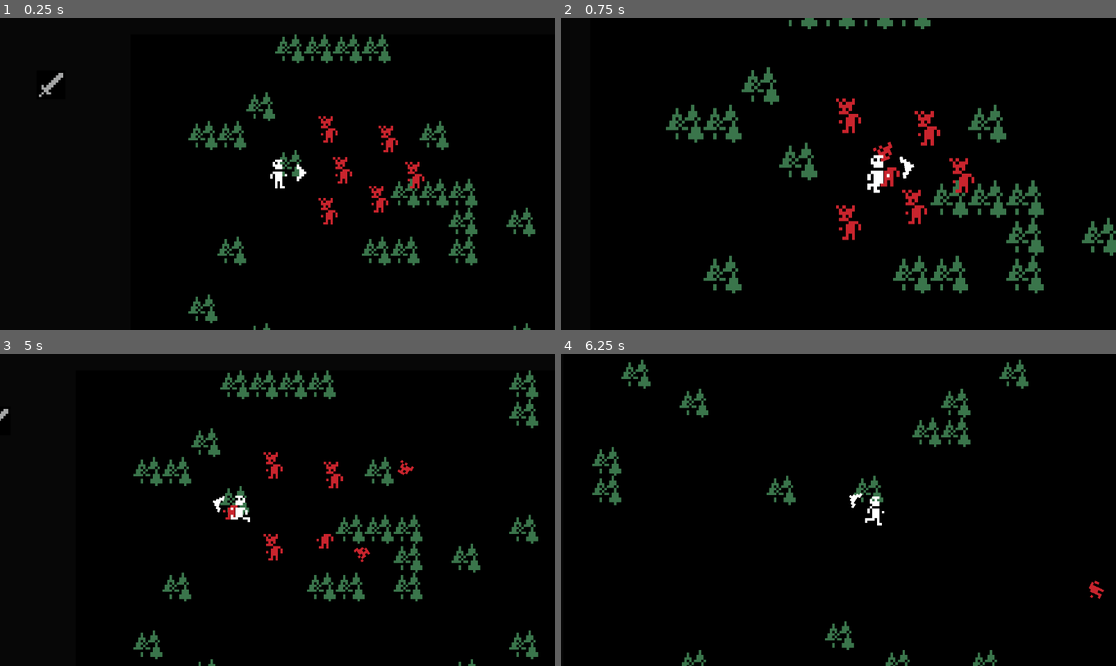
Above: before the commit, frames 1-4 (two rows, left to right).
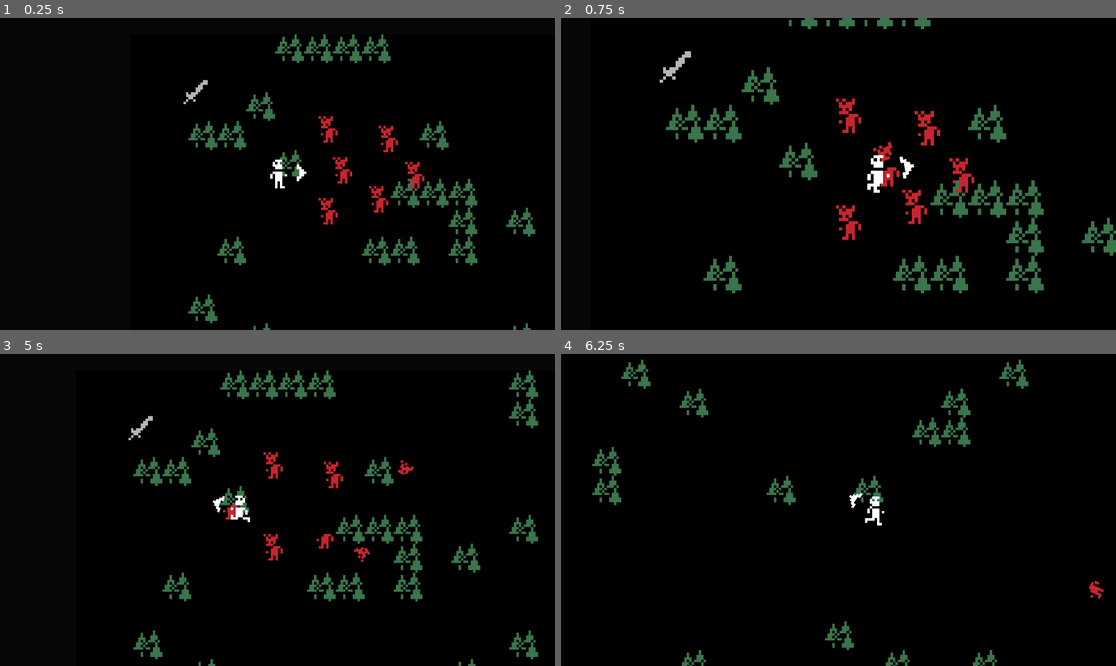
Above: after the commit, the same moments.

Repository: AchillesKastanas/Untitled-Dungeon-Crawler
Game: Godot game, scene res://scenes/Main.tscn
Same seed, same stepped clock (60 frames per second), same inputs: the game is played once before the commit and once after it.
Inputs (mouse positions are in pixels of both pictures, inside the frame that each line leads up to):
- Up to frame 1 (0.25 s): no input
- Up to frame 2 (0.75 s): tap Enter at 0.5 s; move the mouse to (960, 158) at 0.52 s; hold D (move_right) from 0.53 s (still down); tap [ (camera_zoom_in) at 0.6 s
- Up to frame 3 (5 s): move the mouse to (166, 525) at 1.27 s; release D (move_right) at 1.28 s; hold S (move_down) 1.28-2.03 s; tap ] (camera_zoom_out) at 1.35, 3.6 s; move the mouse to (333, 441) at 2.02 s; hold D (move_right) 2.03-2.78 s; hold Space (player_attack) 2.03-2.78 s; move the mouse to (249, 572) at 2.77 s; hold W (move_up) 2.78-3.53 s; tap [ (camera_zoom_in) at 2.85 s; move the mouse to (444, 556) at 3.52 s; hold A (move_left) from 3.53 s (still down); move the mouse to (111, 463) at 4.27 s; tap Space (player_attack) at 4.35 s
- Up to frame 4 (6.25 s): move the mouse to (866, 510) at 5.02 s; release A (move_left) at 5.03 s; hold S (move_down) 5.03-5.78 s; tap [ (camera_zoom_in) at 5.1 s; move the mouse to (755, 432) at 5.77 s; hold D (move_right) from 5.78 s (still down); tap ] (camera_zoom_out) at 5.85 s

The runs differ from the first frame. In frame 1, 0.2% of the frame differs, in the area x 7-38%, y 17-28%; in frame 2, 0.2%; in frame 3, 0.1%; in frame 4, nothing differs.

Commit message:
Added correct item pick ups

Diff:
--- /dev/null
+++ b/assets/resources/sword/sword_archaic.tres
@@ -0,0 +1,23 @@
+[gd_resource type="Resource" script_class="Item" load_steps=5 format=3 uid="uid://b8l0jcffdqqlt"]
+
+[ext_resource type="Texture2D" uid="uid://dt3dkht1nvsb8" path="res://assets/sprites/sword.png" id="1_dyqdx"]
+[ext_resource type="Script" path="res://scripts/templates/Item.gd" id="2_tvx2o"]
+
+[sub_resource type="AtlasTexture" id="AtlasTexture_01qpo"]
+resource_local_to_scene = true
+atlas = ExtResource("1_dyqdx")
+region = Rect2(0, 24, 12, 12)
+
+[sub_resource type="AtlasTexture" id="AtlasTexture_1vewd"]
+resource_local_to_scene = true
+atlas = ExtResource("1_dyqdx")
+region = Rect2(0, 24, 12, 12)
+
+[resource]
+script = ExtResource("2_tvx2o")
+name = "Common Sword"
+texture = SubResource("AtlasTexture_1vewd")
+damage = 25.0
+icon = SubResource("AtlasTexture_01qpo")
+animation = "sword"
+projectile = 0
--- /dev/null
+++ b/assets/resources/sword/sword_common.tres
@@ -0,0 +1,23 @@
+[gd_resource type="Resource" script_class="Item" load_steps=5 format=3 uid="uid://cfen2sm5q26rf"]
+
+[ext_resource type="Texture2D" uid="uid://dt3dkht1nvsb8" path="res://assets/sprites/sword.png" id="1_2irde"]
+[ext_resource type="Script" path="res://scripts/templates/Item.gd" id="2_motd4"]
+
+[sub_resource type="AtlasTexture" id="AtlasTexture_01qpo"]
+resource_local_to_scene = true
+atlas = ExtResource("1_2irde")
+region = Rect2(0, 0, 12, 12)
+
+[sub_resource type="AtlasTexture" id="AtlasTexture_1vewd"]
+resource_local_to_scene = true
+atlas = ExtResource("1_2irde")
+region = Rect2(0, 0, 12, 12)
+
+[resource]
+script = ExtResource("2_motd4")
+name = "Common Sword"
+texture = SubResource("AtlasTexture_1vewd")
+damage = 5.0
+icon = SubResource("AtlasTexture_01qpo")
+animation = "sword"
+projectile = 0
--- /dev/null
+++ b/assets/resources/sword/sword_devine.tres
@@ -0,0 +1,22 @@
+[gd_resource type="Resource" script_class="Item" load_steps=5 format=3 uid="uid://c434e5seljjxc"]
+
+[ext_resource type="Texture2D" uid="uid://dt3dkht1nvsb8" path="res://assets/sprites/sword.png" id="1_nvsuy"]
+[ext_resource type="Script" path="res://scripts/templates/Item.gd" id="2_124ul"]
+
+[sub_resource type="AtlasTexture" id="AtlasTexture_01qpo"]
+atlas = ExtResource("1_nvsuy")
+region = Rect2(12, 24, 12, 12)
+
+[sub_resource type="AtlasTexture" id="AtlasTexture_1vewd"]
+resource_local_to_scene = true
+atlas = ExtResource("1_nvsuy")
+region = Rect2(12, 24, 12, 12)
+
+[resource]
+script = ExtResource("2_124ul")
+name = "Common Sword"
+texture = SubResource("AtlasTexture_1vewd")
+damage = 30.0
+icon = SubResource("AtlasTexture_01qpo")
+animation = "sword"
+projectile = 0
--- /dev/null
+++ b/assets/resources/sword/sword_legendary.tres
@@ -0,0 +1,23 @@
+[gd_resource type="Resource" script_class="Item" load_steps=5 format=3 uid="uid://s4vyrttvthje"]
+
+[ext_resource type="Texture2D" uid="uid://dt3dkht1nvsb8" path="res://assets/sprites/sword.png" id="1_plslv"]
+[ext_resource type="Script" path="res://scripts/templates/Item.gd" id="2_hgo5e"]
+
+[sub_resource type="AtlasTexture" id="AtlasTexture_01qpo"]
+resource_local_to_scene = true
+atlas = ExtResource("1_plslv")
+region = Rect2(12, 12, 12, 12)
+
+[sub_resource type="AtlasTexture" id="AtlasTexture_1vewd"]
+resource_local_to_scene = true
+atlas = ExtResource("1_plslv")
+region = Rect2(12, 12, 12, 12)
+
+[resource]
+script = ExtResource("2_hgo5e")
+name = "Common Sword"
+texture = SubResource("AtlasTexture_1vewd")
+damage = 20.0
+icon = SubResource("AtlasTexture_01qpo")
+animation = "sword"
+projectile = 0
--- /dev/null
+++ b/assets/resources/sword/sword_rare.tres
@@ -0,0 +1,23 @@
+[gd_resource type="Resource" script_class="Item" load_steps=5 format=3 uid="uid://b0brgtrhpypbc"]
+
+[ext_resource type="Texture2D" uid="uid://dt3dkht1nvsb8" path="res://assets/sprites/sword.png" id="1_djchl"]
+[ext_resource type="Script" path="res://scripts/templates/Item.gd" id="2_wuit7"]
+
+[sub_resource type="AtlasTexture" id="AtlasTexture_01qpo"]
+resource_local_to_scene = true
+atlas = ExtResource("1_djchl")
+region = Rect2(0, 12, 12, 12)
+
+[sub_resource type="AtlasTexture" id="AtlasTexture_1vewd"]
+resource_local_to_scene = true
+atlas = ExtResource("1_djchl")
+region = Rect2(0, 12, 12, 12)
+
+[resource]
+script = ExtResource("2_wuit7")
+name = "Common Sword"
+texture = SubResource("AtlasTexture_1vewd")
+damage = 15.0
+icon = SubResource("AtlasTexture_01qpo")
+animation = "sword"
+projectile = 0
--- /dev/null
+++ b/assets/resources/sword/sword_uncommon.tres
@@ -0,0 +1,23 @@
+[gd_resource type="Resource" script_class="Item" load_steps=5 format=3 uid="uid://dogvbd0s00l50"]
+
+[ext_resource type="Texture2D" uid="uid://dt3dkht1nvsb8" path="res://assets/sprites/sword.png" id="1_h4383"]
+[ext_resource type="Script" path="res://scripts/templates/Item.gd" id="2_f8id8"]
+
+[sub_resource type="AtlasTexture" id="AtlasTexture_01qpo"]
+resource_local_to_scene = true
+atlas = ExtResource("1_h4383")
+region = Rect2(12, 0, 12, 12)
+
+[sub_resource type="AtlasTexture" id="AtlasTexture_1vewd"]
+resource_local_to_scene = true
+atlas = ExtResource("1_h4383")
+region = Rect2(12, 0, 12, 12)
+
+[resource]
+script = ExtResource("2_f8id8")
+name = "Common Sword"
+texture = SubResource("AtlasTexture_1vewd")
+damage = 10.0
+icon = SubResource("AtlasTexture_01qpo")
+animation = "sword"
+projectile = 0
--- a/scenes/ItemOld.tscn
+++ /dev/null
@@ -1,29 +0,0 @@
-[gd_scene load_steps=6 format=3 uid="uid://bodd5mbghhb2e"]
-
-[ext_resource type="Script" path="res://scripts/ItemBehaviour.gd" id="1_dmndc"]
-[ext_resource type="Texture2D" uid="uid://dpd4dcgq6i5sm" path="res://assets/sprites/spritesheet.png" id="1_wmoto"]
-[ext_resource type="Script" path="res://scripts/templates/Item.gd" id="2_7atfr"]
-
-[sub_resource type="Resource" id="Resource_0m6ay"]
-script = ExtResource("2_7atfr")
-name = "Sword"
-description = "Just a sword"
-item_type = "WEAPON"
-stackable = false
-max_stack_size = 1
-
-[sub_resource type="CircleShape2D" id="CircleShape2D_3yb4g"]
-radius = 8.0
-
-[node name="Item" type="Area2D" groups=["dropped_item"]]
-script = ExtResource("1_dmndc")
-ItemResource = SubResource("Resource_0m6ay")
-
-[node name="Sprite2D" type="Sprite2D" parent="."]
-texture_filter = 1
-texture = ExtResource("1_wmoto")
-region_enabled = true
-region_rect = Rect2(339, 339, 12, 12)
-
-[node name="CollisionShape2D" type="CollisionShape2D" parent="."]
-shape = SubResource("CircleShape2D_3yb4g")
--- a/scenes/Main.tscn
+++ b/scenes/Main.tscn
@@ -1,12 +1,13 @@
 [gd_scene load_steps=10 format=3 uid="uid://bckcbriipq73g"]
 
 [ext_resource type="Script" path="res://scripts/DungeonGenerator.gd" id="1_cah65"]
-[ext_resource type="Script" path="res://scripts/GameManager.gd" id="1_hqdpl"]
 [ext_resource type="TileSet" uid="uid://b8wu2ro5k3jhy" path="res://assets/tileset.tres" id="2_ucrl0"]
 [ext_resource type="Script" path="res://scripts/RoomGenerator.gd" id="3_g0c5g"]
 [ext_resource type="PackedScene" uid="uid://cmnnims2rix15" path="res://scenes/Player.tscn" id="4_oru1s"]
-[ext_resource type="PackedScene" uid="uid://0v6ueexi7815" path="res://scenes/item/DroppedItem.tscn" id="5_3vjmf"]
+[ext_resource type="PackedScene" uid="uid://c114yw8yecbw3" path="res://scenes/item/ItemOnGround.tscn" id="5_t8vlm"]
 [ext_resource type="PackedScene" uid="uid://2npu8p8l2oqi" path="res://scenes/Enemy.tscn" id="6_t3b5w"]
+
+[sub_resource type="GDScript" id="GDScript_wy3ix"]
 
 [sub_resource type="Gradient" id="Gradient_421t1"]
 offsets = PackedFloat32Array(0, 0.69)
@@ -20,7 +21,7 @@
 fill_from = Vector2(0.5, 0.5)
 
 [node name="Main" type="Node2D"]
-script = ExtResource("1_hqdpl")
+script = SubResource("GDScript_wy3ix")
 
 [node name="LevelContainer" type="Node2D" parent="."]
 
@@ -42,8 +43,8 @@
 
 [node name="DroppedItems" type="Node2D" parent="LevelContainer"]
 
-[node name="DroppedItem" parent="LevelContainer/DroppedItems" groups=["dropped_item"] instance=ExtResource("5_3vjmf")]
-position = Vector2(-33, 21)
+[node name="ItemOnGround" parent="LevelContainer/DroppedItems" instance=ExtResource("5_t8vlm")]
+position = Vector2(27, 24)
 
 [node name="Enemies" type="Node2D" parent="LevelContainer"]
 
@@ -78,3 +79,5 @@
 enabled = false
 color = Color(0.963362, 0.889066, 0.717668, 1)
 texture = SubResource("GradientTexture2D_iomba")
+
+[connection signal="_item_picked_up" from="LevelContainer/DroppedItems/ItemOnGround" to="Player" method="_on_item_picked_up"]
--- a/scenes/Player.tscn
+++ b/scenes/Player.tscn
@@ -1,7 +1,8 @@
-[gd_scene load_steps=15 format=3 uid="uid://cmnnims2rix15"]
+[gd_scene load_steps=16 format=3 uid="uid://cmnnims2rix15"]
 
 [ext_resource type="Script" path="res://scripts/InventoryManager.gd" id="1_1sa6b"]
 [ext_resource type="Script" path="res://scripts/PlayerController.gd" id="1_f2uly"]
+[ext_resource type="Script" path="res://scripts/Player.gd" id="1_gcdp2"]
 [ext_resource type="Texture2D" uid="uid://1vnpkhbvqspc" path="res://assets/sprites/player.png" id="2_x26mw"]
 [ext_resource type="Texture2D" uid="uid://bu6ux3tvcdve2" path="res://assets/sprites/pointer_arrow.png" id="4_2gxas"]
 [ext_resource type="Script" path="res://scripts/PointerArrowController.gd" id="4_5q41f"]
@@ -61,6 +62,7 @@
 
 [node name="Player" type="Node2D"]
 z_index = 1
+script = ExtResource("1_gcdp2")
 
 [node name="InventoryManager" type="Node2D" parent="."]
 script = ExtResource("1_1sa6b")
--- a/scenes/item/DroppedItem.gd
+++ /dev/null
@@ -1,15 +0,0 @@
-extends Area2D
-
-
-@export var ItemResource: Item
-signal item_picked_up()
-
-
-func _ready():
-	self.body_entered.connect( _on_body_enterered )
-
-func _on_body_enterered( body: Node ):
-	if body.is_in_group( "player" ):
-		item_picked_up.emit()
-		# Remove the item from the scene tree
-		queue_free()
--- a/scenes/item/DroppedItem.tscn
+++ /dev/null
@@ -1,15 +0,0 @@
-[gd_scene load_steps=4 format=3 uid="uid://0v6ueexi7815"]
-
-[ext_resource type="PackedScene" uid="uid://cjh1x7s833u3l" path="res://scenes/item/Item.tscn" id="1_1g7u2"]
-[ext_resource type="Script" path="res://scenes/item/DroppedItem.gd" id="1_hedrr"]
-
-[sub_resource type="CircleShape2D" id="CircleShape2D_35bnc"]
-radius = 8.0
-
-[node name="DroppedItem" type="Area2D"]
-script = ExtResource("1_hedrr")
-
-[node name="Item" parent="." instance=ExtResource("1_1g7u2")]
-
-[node name="CollisionShape2D" type="CollisionShape2D" parent="."]
-shape = SubResource("CircleShape2D_35bnc")
--- a/scenes/item/Item.tscn
+++ /dev/null
@@ -1,11 +0,0 @@
-[gd_scene load_steps=2 format=3 uid="uid://cjh1x7s833u3l"]
-
-[ext_resource type="Texture2D" uid="uid://dpd4dcgq6i5sm" path="res://assets/sprites/spritesheet.png" id="1_wmoto"]
-
-[node name="Item" type="Node2D"]
-
-[node name="Sprite2D" type="Sprite2D" parent="."]
-texture_filter = 1
-texture = ExtResource("1_wmoto")
-region_enabled = true
-region_rect = Rect2(339, 339, 12, 12)
--- /dev/null
+++ b/scenes/item/ItemOnGround.tscn
@@ -0,0 +1,22 @@
+[gd_scene load_steps=5 format=3 uid="uid://c114yw8yecbw3"]
+
+[ext_resource type="Texture2D" uid="uid://pn4268gxpqv8" path="res://assets/sprites/missing_texture.png" id="1_1r35w"]
+[ext_resource type="Script" path="res://scripts/scenes/item/ItemOnGround.gd" id="1_yxcrk"]
+[ext_resource type="Resource" uid="uid://cfen2sm5q26rf" path="res://assets/resources/sword/sword_common.tres" id="2_n4jbp"]
+
+[sub_resource type="CircleShape2D" id="CircleShape2D_81pej"]
+
+[node name="ItemOnGround" type="Node2D"]
+script = ExtResource("1_yxcrk")
+item = ExtResource("2_n4jbp")
+
+[node name="ItemSprite" type="Sprite2D" parent="."]
+texture_filter = 1
+texture = ExtResource("1_1r35w")
+
+[node name="Area2D" type="Area2D" parent="."]
+
+[node name="CollisionShape2D" type="CollisionShape2D" parent="Area2D"]
+shape = SubResource("CircleShape2D_81pej")
+
+[connection signal="body_entered" from="Area2D" to="." method="_on_area_2d_body_entered"]
--- a/scripts/GameManager.gd
+++ /dev/null
@@ -1,29 +0,0 @@
-extends Node2D
-
-func _ready():
-	# TODO - Transfer to an Item Dropper Manager
-	# Drop an item on the ground for pickups
-	# var new_dropped_item = load( "res://assets/resources/stone_sword.tres" ) as Resource
-	# render_item( new_dropped_item )
-
-	# Check if items have dropped in the group
-	var dropped_items = get_tree().get_nodes_in_group("dropped_item")
-	var player_inventory_manager = get_node( "Player/InventoryManager" )
-	if dropped_items.size() > 0:
-		for dropped_item in dropped_items:
-			dropped_item.connect( "item_picked_up", player_inventory_manager._on_item_picked_up )
-
-func render_item( item: Resource ):
-	# TODO - Add an item stat generator
-	# TODO - Signal from inner DroppedItem.tscn doesnt work
-	#      - Investigate why
-	# Load the Item Info
-	item.name = "Stone Sword"
-	item.description = "Just a sword"
-	item.damage = 5
-	item.scene_path = "res://scenes/item/DroppedItem.tscn"
-	# Instanciate
-	var rendered_item_scene = item.render_item()
-	# Place Item in the DroppedItems node
-	var dropped_items_node = get_node("./LevelContainer/DroppedItems")
-	dropped_items_node.add_child( rendered_item_scene )
--- a/scripts/InventoryManager.gd
+++ b/scripts/InventoryManager.gd
@@ -7,6 +7,7 @@
 
 # Add item to backpack
 func add_to_backpack(item: Resource):
+	print( "[Backpack] Added Item: ", item.get( "name" ) )
 	slots.append(item)
 
 # Equip items
@@ -32,4 +33,4 @@
 # Triggers whenever an item is picked up
 func _on_item_picked_up():
 	#equip_item( gearSlot, item  )
-	print( "signal recieved" )
+	print( "signal recieved by inventory" )
--- /dev/null
+++ b/scripts/Player.gd
@@ -0,0 +1,6 @@
+extends Node2D
+
+
+
+func _on_item_picked_up( item: Resource ):
+	get_node( "InventoryManager" ).add_to_backpack( item )
--- /dev/null
+++ b/scripts/scenes/item/ItemOnGround.gd
@@ -0,0 +1,16 @@
+extends Node2D
+
+@export var item: Resource
+signal _item_picked_up( item: Resource )
+
+func _ready():
+	var name: String = item.get( "name" )
+	var texture: Texture2D = item.get( "texture" )
+	var damage: float = item.get( "damage" )
+
+	$ItemSprite.texture = texture
+
+func _on_area_2d_body_entered(body):
+	if body.is_in_group( "player" ):
+		_item_picked_up.emit( item )
+		queue_free()
--- a/scripts/templates/Item.gd
+++ b/scripts/templates/Item.gd
@@ -1,21 +1,9 @@
 extends Resource
-
 class_name Item
 
-# Define item properties
 @export var name: String
-@export var description: String
-@export var scene_path: String
-
-func _init(name: String, description: String, scene_path: String ):
-	self.name = name
-	self.description = description
-	self.scene_path = scene_path
-
-func render_item() -> Area2D:
-	# Initialise the scene
-	var scene: PackedScene = load( self.scene_path )
-	# TODO - Programmatically transfer data to the scene
-	var instanciated_scene = scene.instantiate()
-
-	return instanciated_scene
+@export var texture: Texture2D
+@export var damage: float
+@export var icon: Texture2D
+@export var animation: String
+@export var projectile: int
Binary file added: assets/sprites/missing_texture.png
Not shown, added: assets/sprites/missing_texture.png.import
